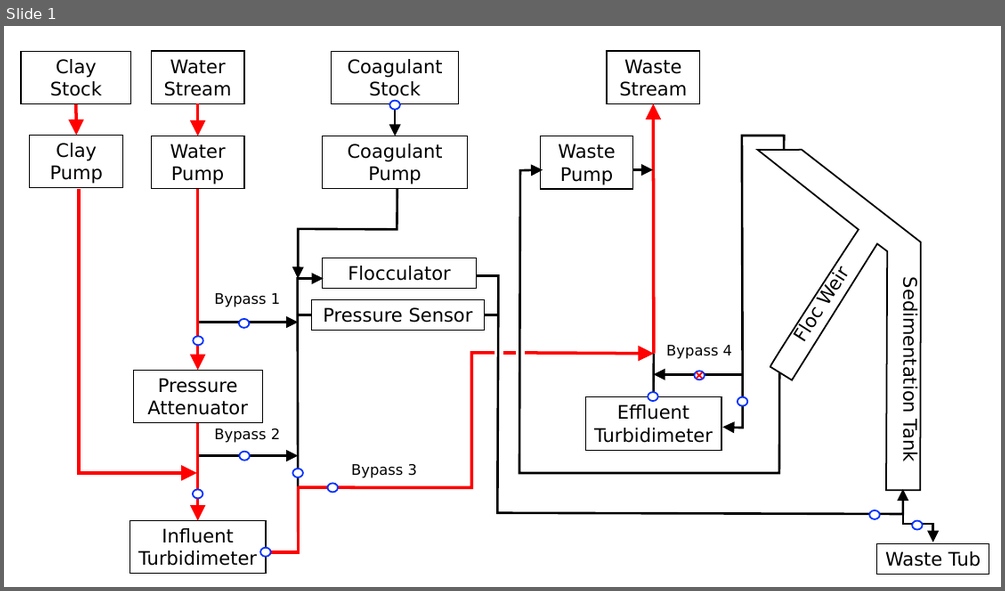
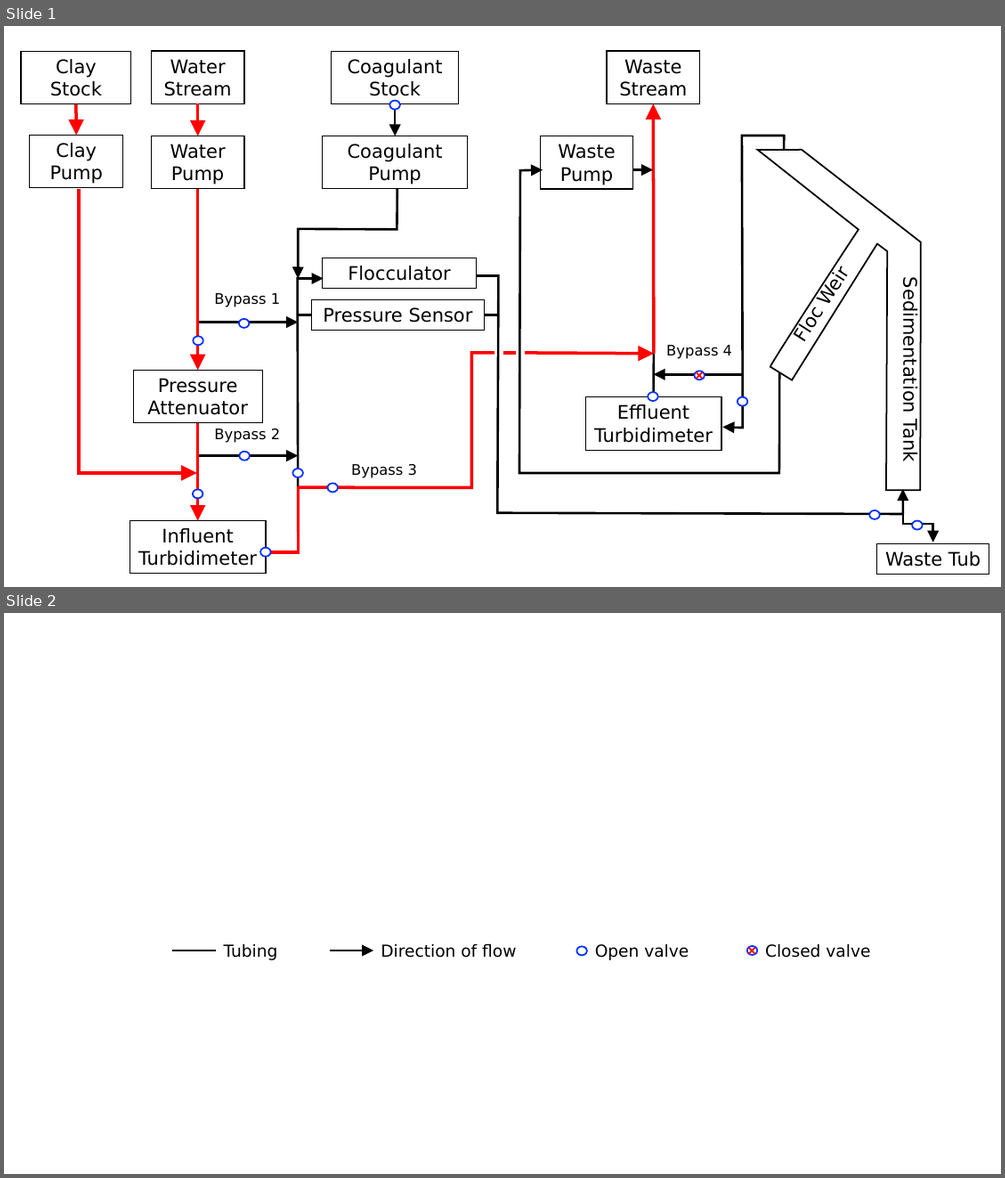
Before and after one commit to AguaClara/high_rate_sedimentation-DEPRECATED, a slide deck: HRS Setup.pptx. Shown one above the other, each under a label of ours: slide 1 before the commit, slides 1 and 2 after it. The pictures are 1005x591 and 1005x1178 pixels, drawn with LibreOffice and Linux fonts; fonts in the diff are those of the drawing. Boxes give left, top, right and bottom in pixels: in the first picture for what was removed or moved away, otherwise in the second. Text is boxed around its words. In the diff, an @@ line names an element or a change of style, - is before the commit and + after.

```diff
--- a/HRS Setup.pptx
+++ b/HRS Setup.pptx
@@ slide 2 added at [4, 613, 1001, 1174], background #FFFFFF @@
@@ line added from (173, 950) to (217, 950), #000000 2.25 pt @@
@@ text added at [224, 943, 278, 960], 16 pt, text #000000 @@
+Tubing
@@ arrow added from (330, 950) to (373, 950), #000000 2.25 pt @@
@@ text added at [380, 943, 516, 957], 16 pt, text #000000 @@
+Direction of flow
@@ ellipse added at [577, 947, 587, 956], fill #FFFFFF, outline #0432FF 1.5 pt @@
@@ text added at [595, 943, 688, 960], 16 pt, text #000000 @@
+Open valve
@@ cross added at [746, 945, 758, 957], fill #5B9BD5, outline #FF0000 0.75 pt @@
@@ ellipse added at [747, 946, 758, 955], fill #FFFFFF, outline #0432FF 1.5 pt @@
@@ text added at [765, 943, 870, 957], 16 pt, text #000000 @@
+Closed valve
```
Also in this commit, not shown: 25 other files.
